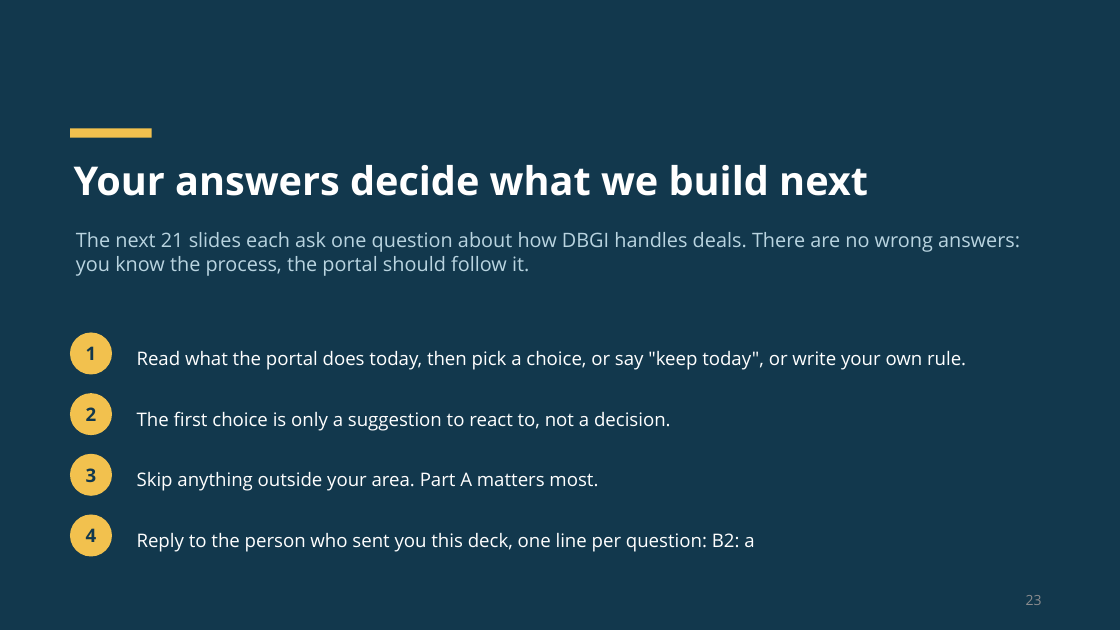
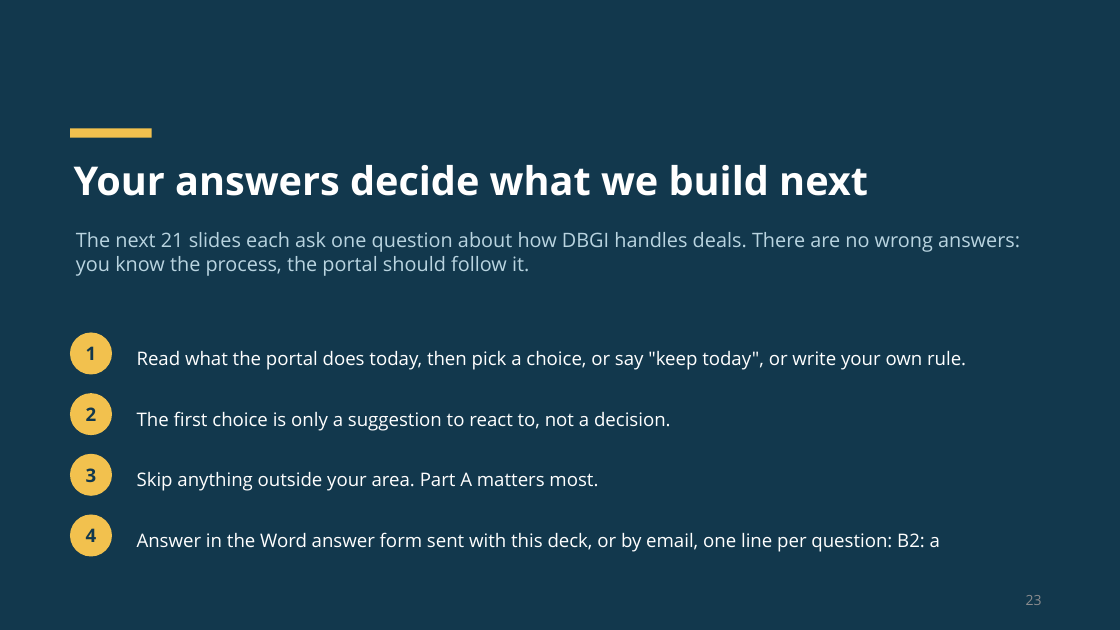
Before and after one commit to dbsuarez/dbgi-deal-registration-portal, a slide deck: slide 23 of docs/guides/Portal User Guide/Using the DBGI Portal.pptx. Drawn at 1120x630 pixels with LibreOffice and Linux fonts; fonts in the diff are those of the drawing. Boxes give left, top, right and bottom in pixels: in the first picture for what was removed or moved away, otherwise in the second. Text is boxed around its words. In the diff, an @@ line names an element or a change of style, - is before the commit and + after.

```diff
--- a/docs/guides/Portal User Guide/Using the DBGI Portal.pptx
+++ b/docs/guides/Portal User Guide/Using the DBGI Portal.pptx
@@ text at (x1=137, y1=532, x2=940, y2=552): text changed @@
-Reply to the person who sent you this deck, one line per question: B2: a
+Answer in the Word answer form sent with this deck, or by email, one line per question: B2: a
```
Also in this commit, not shown: 1 other slide changed, 6 other files.
